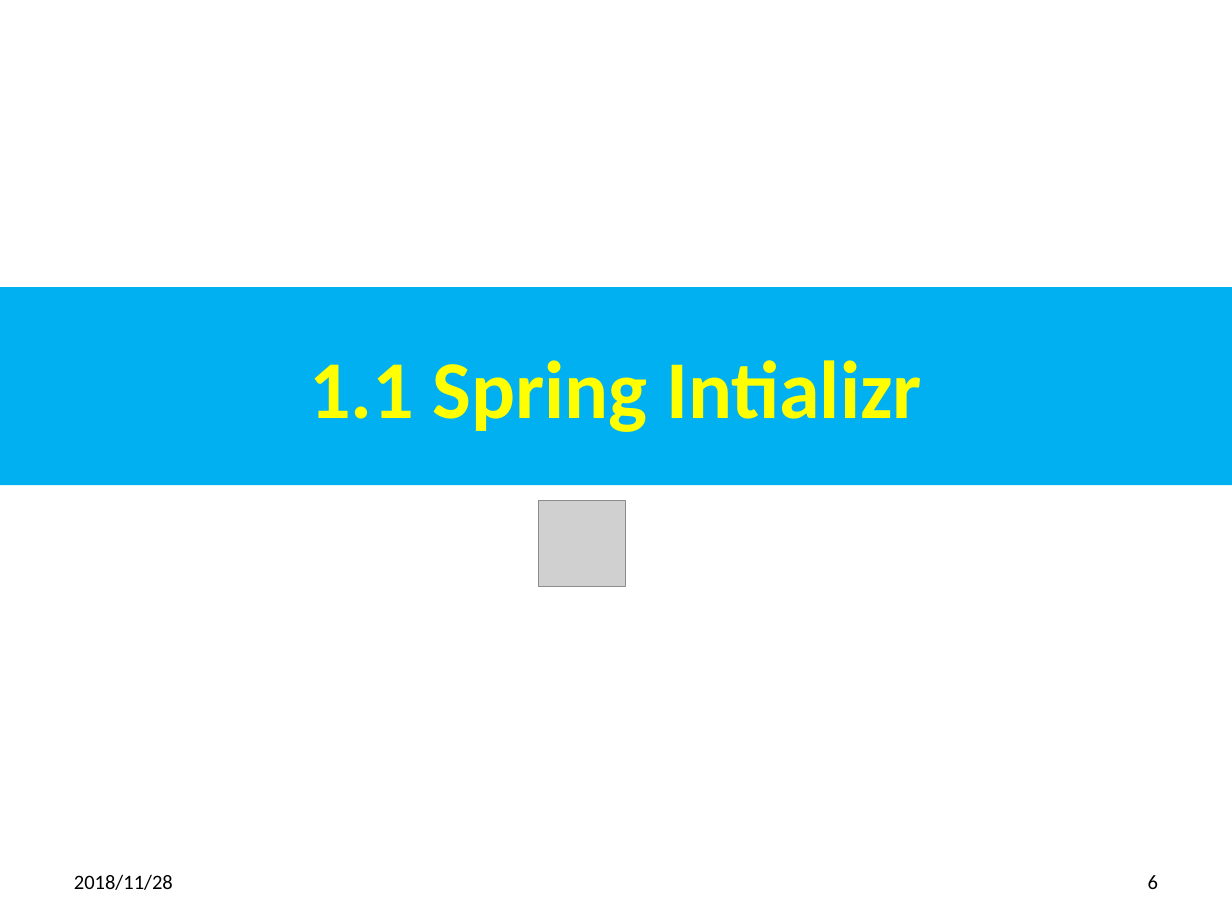
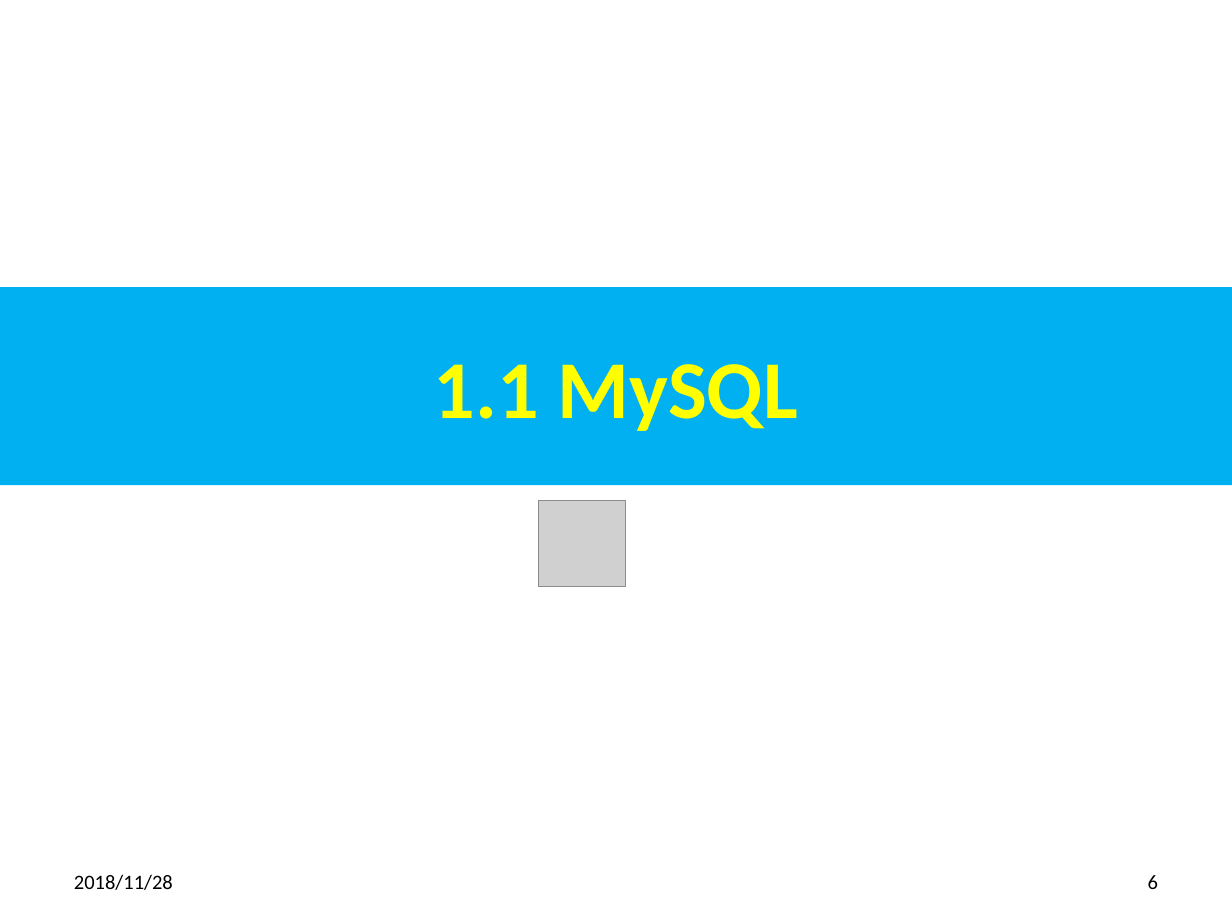
Before and after one commit to peterhchen/50-agular-node-mysql, a slide deck: slide 6 of 15_Ch01_MySQL.pptx. Drawn at 1232x924 pixels with LibreOffice and Linux fonts; fonts in the diff are those of the drawing; grey boxes stand for pictures. Boxes give left, top, right and bottom in pixels: in the first picture for what was removed or moved away, otherwise in the second. Text is boxed around its words. In the diff, an @@ line names an element or a change of style, - is before the commit and + after.

```diff
--- a/15_Ch01_MySQL.pptx
+++ b/15_Ch01_MySQL.pptx
@@ title at bbox=[434, 364, 797, 431]: text changed @@
-1.1 Spring Intializr
+1.1 MySQL
```
Also in this commit, not shown: 5 other slides changed, 1 slide added.
